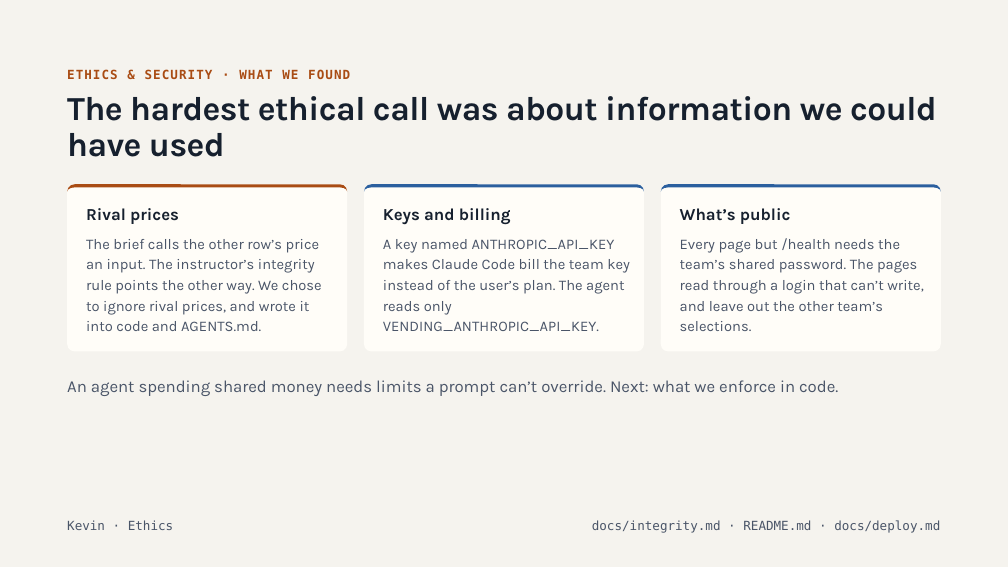
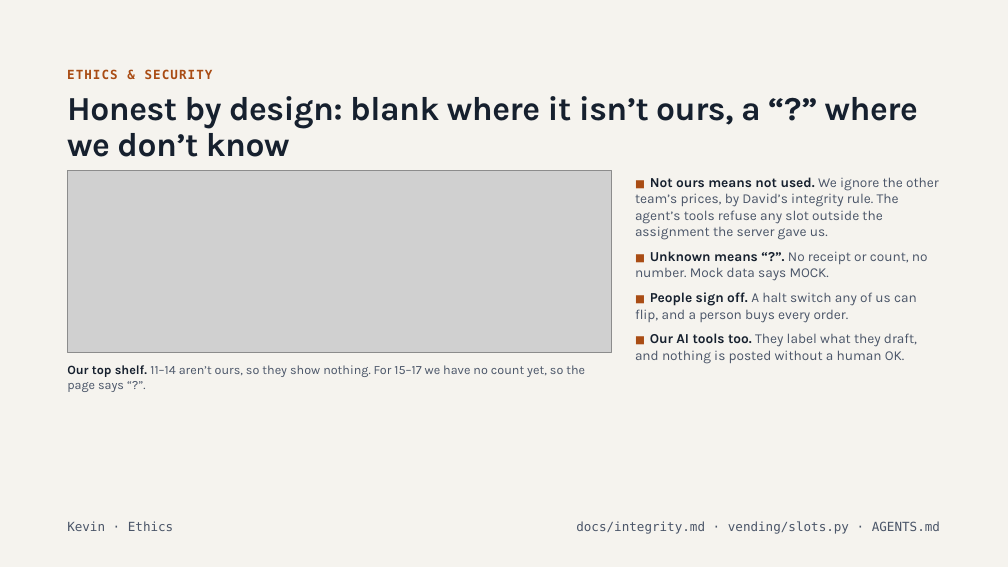
Before and after one commit to marshall-strong/agentic-vending, a slide deck: slide 14 of docs/presentation/group-b-final-presentation.pptx. Drawn at 1008x567 pixels with LibreOffice and Linux fonts; fonts in the diff are those of the drawing; grey boxes stand for pictures. Boxes give left, top, right and bottom in pixels: in the first picture for what was removed or moved away, otherwise in the second. Text is boxed around its words. In the diff, an @@ line names an element or a change of style, - is before the commit and + after.

```diff
--- a/docs/presentation/group-b-final-presentation.pptx
+++ b/docs/presentation/group-b-final-presentation.pptx
@@ text at (67, 69, 213, 79): text changed @@
-ETHICS & SECURITY · WHAT WE FOUND
+ETHICS & SECURITY
@@ title at (67, 96, 918, 157): text changed @@
-The hardest ethical call was about information we could have used
+Honest by design: blank where it isn’t ours, a “?” where we don’t know
@@ picture added at (67, 170, 612, 352) @@
@@ text added at (635, 177, 939, 364), 13 pt, text #4A5568 @@
+■ Not ours means not used. We ignore the other team’s prices, by David’s integrity rule. The agent’s tools refuse any slot outside the assignment the server gave us.
+■ Unknown means “?”. No receipt or count, no number. Mock data says MOCK.
+■ People sign off. A halt switch any of us can flip, and a person buys every order.
+■ Our AI tools too. They label what they draft, and nothing is posted without a human OK.
@@ rounded rectangle removed at (67, 185, 347, 352) @@
@@ freeform shape removed at (67, 185, 347, 352) @@
@@ text removed at (86, 208, 179, 224) @@
-Rival prices
@@ rounded rectangle removed at (364, 185, 644, 352) @@
@@ freeform shape removed at (364, 185, 644, 352) @@
@@ text removed at (383, 208, 511, 225) @@
-Keys and billing
@@ rounded rectangle removed at (661, 185, 941, 352) @@
@@ freeform shape removed at (661, 185, 941, 352) @@
@@ text removed at (680, 208, 790, 224) @@
-What’s public
@@ text removed at (86, 239, 322, 331) @@
-The brief calls the other row’s price an input. The instructor’s integrity rule points the other way. We chose to ignore rival prices, and wrote it into code and AGENTS.md.
@@ text removed at (383, 239, 630, 331) @@
-A key named ANTHROPIC_API_KEY makes Claude Code bill the team key instead of the user’s plan. The agent reads only VENDING_ANTHROPIC_API_KEY.
@@ text removed at (680, 238, 924, 311) @@
-Every page but /health needs the team’s shared password. The pages read through a login that can’t write, and leave out the other team’s selections.
@@ text removed at (67, 380, 838, 396) @@
-An agent spending shared money needs limits a prompt can’t override. Next: what we enforce in code.
@@ text added at (67, 365, 585, 392), 12 pt, text #4A5568 @@
+Our top shelf. 11–14 aren’t ours, so they show nothing. For 15–17 we have no count yet, so the page says “?”.
@@ text "Kevin · Ethics" at (67, 521, 173, 531): line spacing 14.4pt to 1 @@
@@ text at (576, 521, 940, 534): text changed @@
-docs/integrity.md · README.md · docs/deploy.md
+docs/integrity.md · vending/slots.py · AGENTS.md
```
Also in this commit, not shown: 2 slides added, 2 slides removed.
